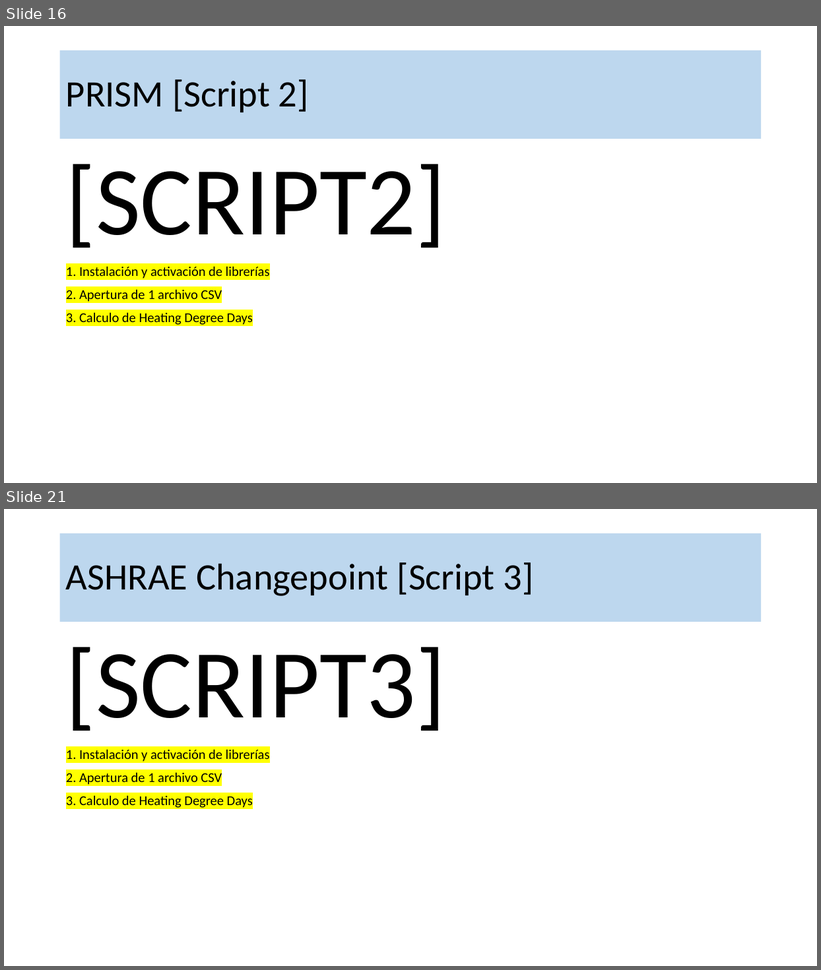
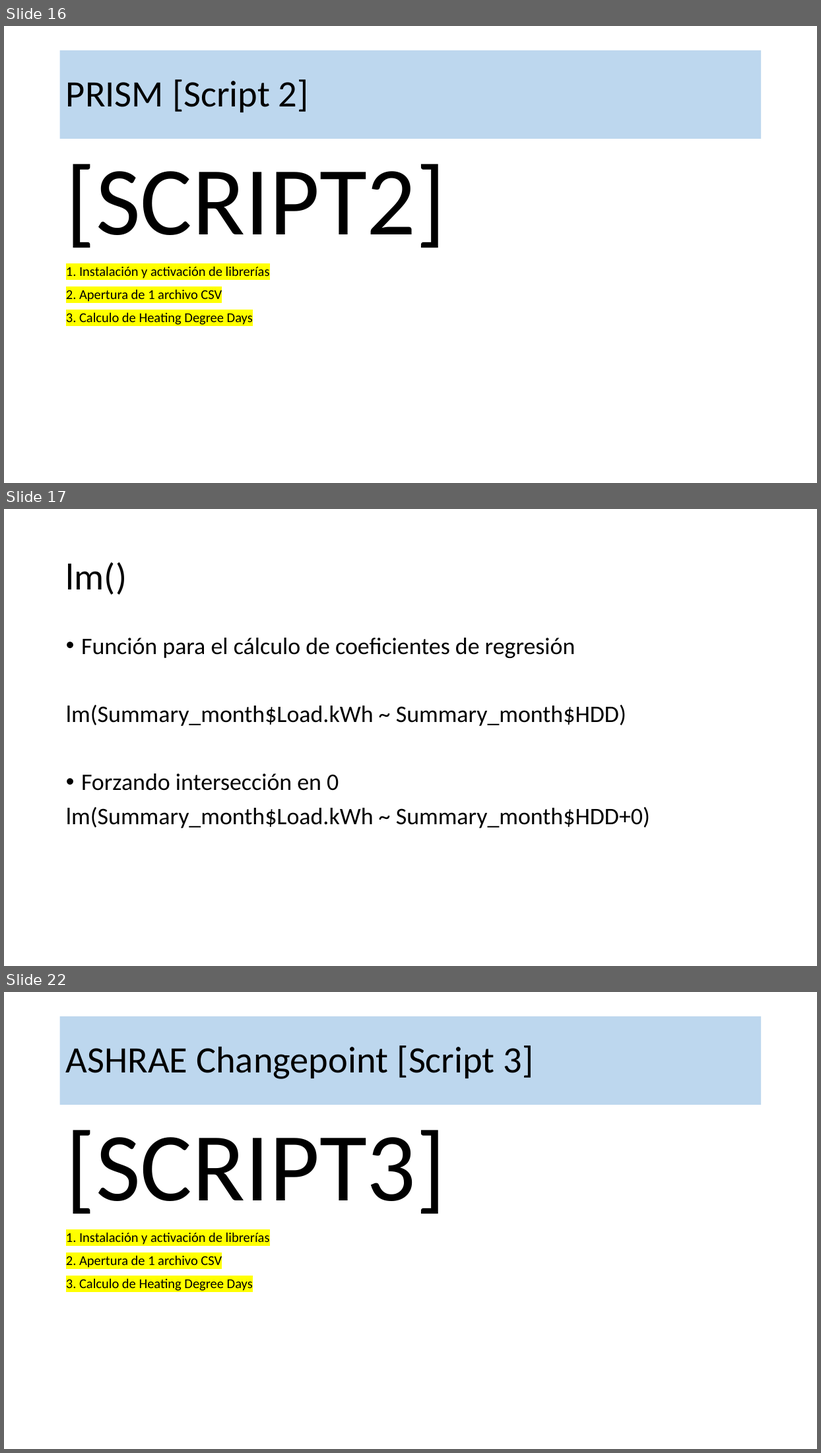
Before and after one commit to robgaray/EESIA_Consumo_Analisis_Datos_2021, a slide deck: 1_Presentaciones/Sesion_3_Practica.pptx. Shown one above the other, each under a label of ours: slides 16 and 21 before the commit, slides 16, 17 and 22 after it; the slides between them are not shown. The pictures are 821x970 and 821x1453 pixels, drawn with LibreOffice and Linux fonts; fonts in the diff are those of the drawing; background and template pictures are left out. Boxes give left, top, right and bottom in pixels: in the first picture for what was removed or moved away, otherwise in the second. Text is boxed around its words. In the diff, an @@ line names an element or a change of style, - is before the commit and + after.

```diff
--- a/1_Presentaciones/Sesion_3_Practica.pptx
+++ b/1_Presentaciones/Sesion_3_Practica.pptx
@@ slide 17 added at (4, 509, 817, 966), background #FFFFFF @@
@@ title added at (66, 562, 127, 595), 44 pt, text #000000 @@
+lm()
@@ text added at (66, 638, 650, 828), 28 pt, text #000000 @@
+• Función para el cálculo de coeficientes de regresión
+lm(Summary_month$Load.kWh ~ Summary_month$HDD)
+• Forzando intersección en 0
+lm(Summary_month$Load.kWh ~ Summary_month$HDD+0)
@@ what was slide 21 is now slide 22 @@
```
Also in this commit, not shown: 5 slides changed, 7 other slides added, 6 slides removed, 19 other files.
